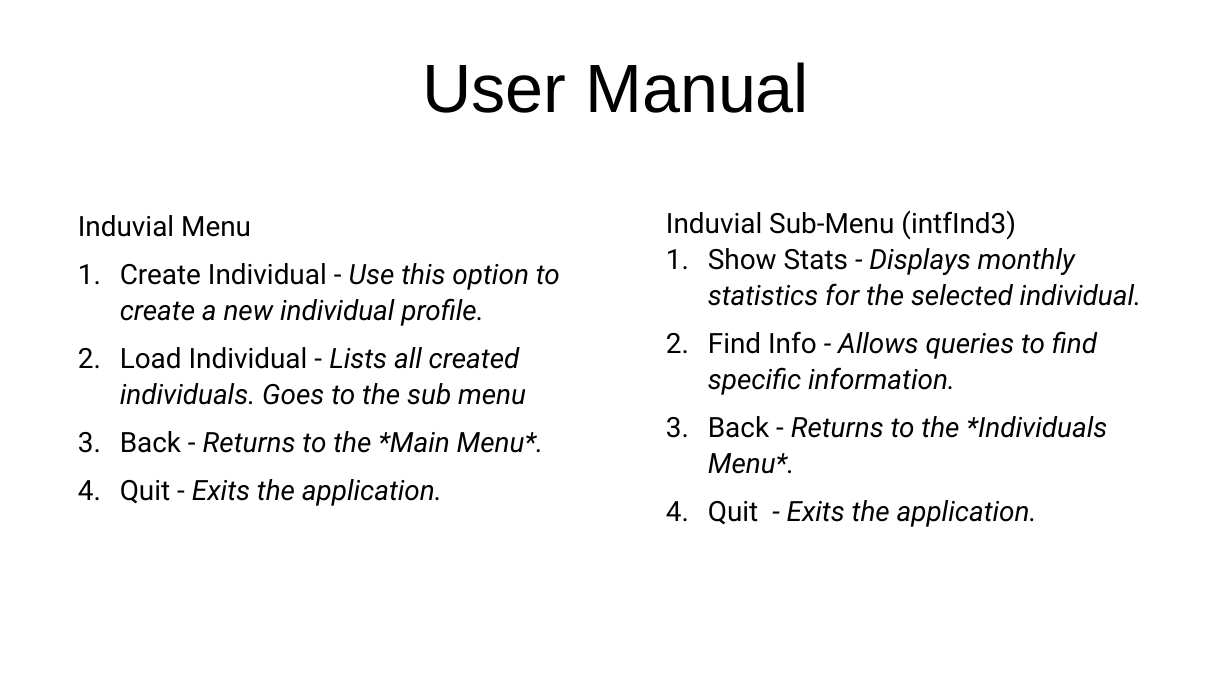
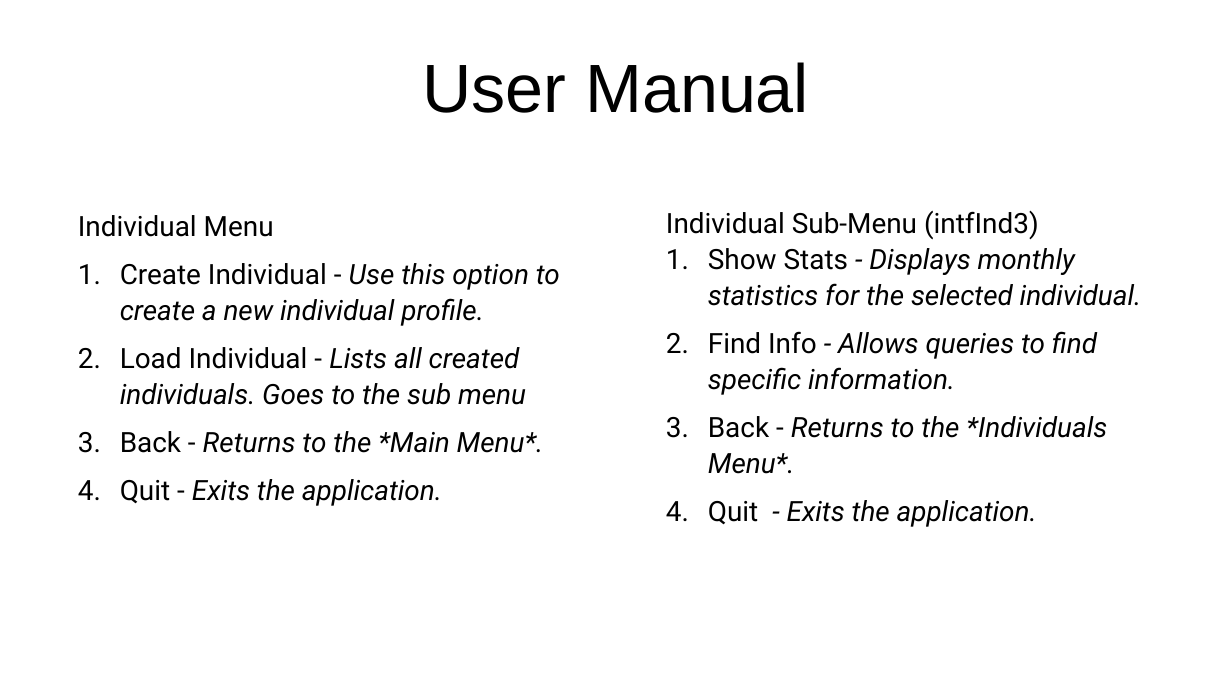
Before and after one commit to arlemoine/CS340_F_24_char_junkies, a slide deck: slide 8 of Doc/project_report.odp. Drawn at 1232x693 pixels with LibreOffice and Linux fonts; fonts in the diff are those of the drawing. Boxes give left, top, right and bottom in pixels: in the first picture for what was removed or moved away, otherwise in the second. Text is boxed around its words. In the diff, an @@ line names an element or a change of style, - is before the commit and + after.

Commit message:
Typo fixed

```diff
--- a/Doc/project_report.odp
+++ b/Doc/project_report.odp
@@ text at [78,215,274,237]: text changed @@
-Induvial Menu
+Individual Menu
@@ text at [666,211,1039,239]: text changed @@
-Induvial Sub-Menu (intfInd3)
+Individual Sub-Menu (intfInd3)
```
Also in this commit, not shown: 1 other slide changed.
